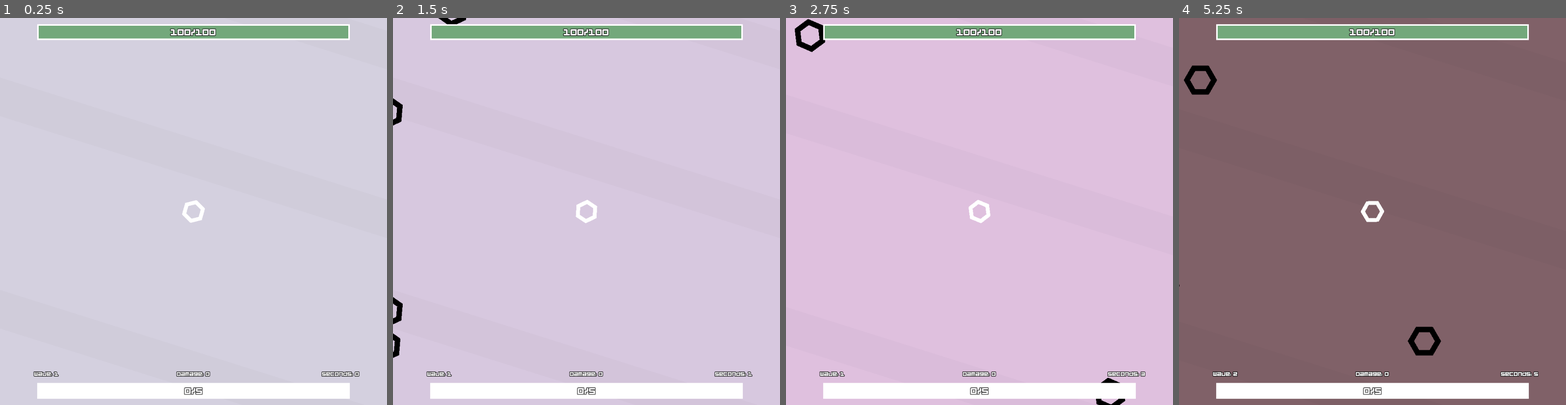
Above: before the commit, frames 1-4 (left to right).
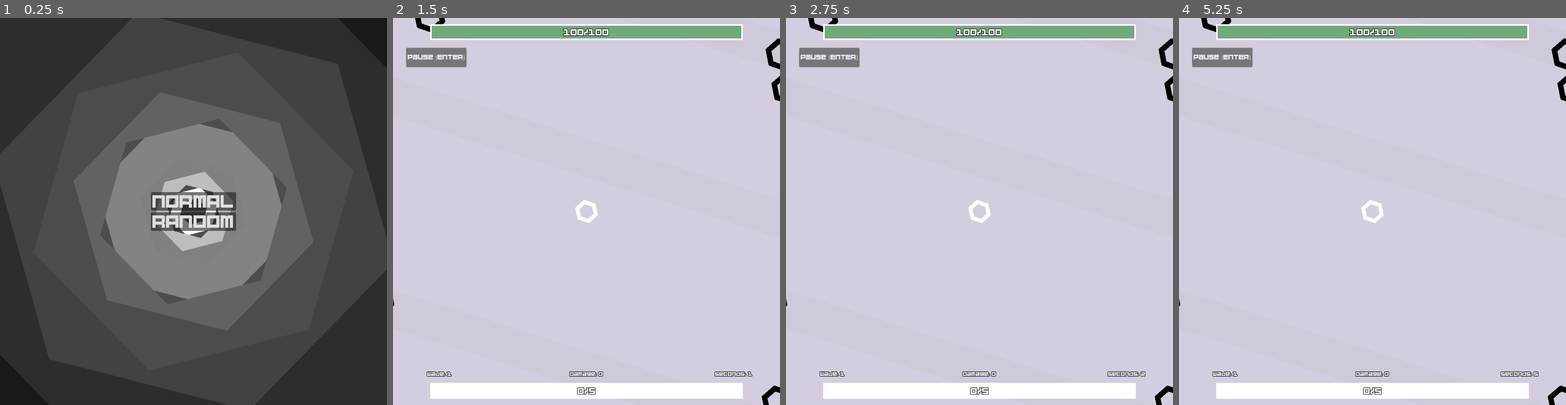
Above: after the commit, the same moments.

Repository: pharnisch/Hexagonal-Havoc
Game: Godot game, scene res://home.tscn
The game is run twice, just before and just after one commit, with the same random seed, the same clock (stepped at 60 frames per second) and the same inputs. Before the commit the project starts from res://map_1.tscn.
Inputs (mouse positions are in pixels of both pictures, inside the frame that each line leads up to):
- Up to frame 1 (0.25 s): no input
- Up to frame 2 (1.5 s): click (586, 223) at 0.5 s, where only the run after the commit has a clickable "RANDOM"; click (435, 56) at 1.25 s, where only the run after the commit has a clickable "Pause [ENTER]"
- Up to frame 3 (2.75 s): hold Right (ui_right) from 2.03 s (still down)
- Up to frame 4 (5.25 s): release Right (ui_right) at 2.78 s; hold Down (ui_down) 2.78-3.53 s; hold Right (ui_right) 3.53-4.28 s; hold Up (ui_up) 4.28-5.03 s; hold Left (ui_left) from 5.03 s (still down)

The runs differ from the first frame. In frame 1, 99% of the frame differs, in the area x 0-100%, y 0-100%; in frame 2, 1.6%; in frame 3, 1.6%; in frame 4, 93%.

Commit message:
.

Diff:
--- a/SkillSystem.gd
+++ b/SkillSystem.gd
@@ -139,28 +139,32 @@
 	#self.offer_skill_upgrades()
 
 func offer_skill_upgrades():
+	var options_amount = 3
+	if (get_tree().get_current_scene().name) == "Map_2":
+		options_amount = 1
+
 	self.offer_skill_upgrades_active = true
 	self.skill_points_spent += 1
 	if self.skill_points_spent in [5,15,25,35]:
-		var options = self.get_random_big_skill_options(3)
+		var options = self.get_random_big_skill_options(options_amount)
 		if options.size() == 0:
-			var minor_options = self.get_random_skill_options(3)
+			var minor_options = self.get_random_skill_options(options_amount)
 			if minor_options.size() == 0:
 				return
 			self.skill_container.display_options(minor_options)
 		else:
 			self.skill_container.display_options(options)
 	elif self.skill_points_spent in [10,20,30,40,50]:
-		var options = self.get_random_element_skill_options(8)
+		var options = self.get_random_element_skill_options(options_amount)
 		if options.size() == 0:
-			var minor_options = self.get_random_skill_options(3)
+			var minor_options = self.get_random_skill_options(options_amount)
 			if minor_options.size() == 0:
 				return
 			self.skill_container.display_options(minor_options)
 		else:
 			self.skill_container.display_options(options)
 	else:
-		var minor_options = self.get_random_skill_options(3)
+		var minor_options = self.get_random_skill_options(options_amount)
 		if minor_options.size() == 0:
 			return
 		self.skill_container.display_options(minor_options)
--- a/StartLevel.gd
+++ b/StartLevel.gd
@@ -1,6 +1,7 @@
 extends Button
 
 #var level = preload("res://map_1.tscn")
+@export var level = 1
 
 # Called when the node enters the scene tree for the first time.
 func _ready():
@@ -14,4 +15,4 @@
 func on_pressed():
 	#get_tree().change_scene_to_packed(load("res://map_1.tscn"))
 	print(get_tree().paused)
-	get_tree().change_scene_to_packed(load("res://map_1.tscn"))
+	get_tree().change_scene_to_packed(load("res://map_" + str(self.level) + ".tscn"))
--- a/button.gd
+++ b/button.gd
@@ -7,6 +7,8 @@
 # Called when the node enters the scene tree for the first time.
 func _ready():
 	self.pressed.connect(self.on_click)
+	self.random_skill_logic()
+
 
 
 # Called every frame. 'delta' is the elapsed time since the previous frame.
@@ -15,3 +17,10 @@
 
 func on_click():
 	talent_chosen.emit(self.identifier)
+
+func random_skill_logic():
+	if (get_tree().get_current_scene().name) == "Map_2":
+		self.disabled = true
+		await get_tree().create_timer(1, true).timeout
+		self.on_click()
+		get_parent().get_parent().get_parent().on_talent_chosen(self.identifier)
--- a/circle_bullet.gd
+++ b/circle_bullet.gd
@@ -74,7 +74,7 @@
 
 			new_bullet.transform = self.global_transform
 			new_bullet.scale = self.scale / 1.5
-			get_tree().get_root().get_node("Map_1").add_child(new_bullet)
+			get_tree().get_root().get_child(0).add_child(new_bullet)
 			new_bullet.shoot(direction)
 
 	if self.rng.randf_range(0,1) <= self.bounce:
--- a/home.tscn
+++ b/home.tscn
@@ -35,7 +35,7 @@
 grow_horizontal = 2
 grow_vertical = 2
 
-[node name="Level1" type="Button" parent="CanvasLayer/GridContainer"]
+[node name="Level_Get_To_100" type="Button" parent="CanvasLayer/GridContainer"]
 layout_mode = 2
 size_flags_horizontal = 3
 size_flags_vertical = 3
@@ -47,8 +47,24 @@
 theme_override_colors/icon_disabled_color = Color(0, 0, 0, 0)
 theme_override_fonts/font = ExtResource("2_pa13x")
 theme_override_font_sizes/font_size = 32
-text = "BEGIN"
+text = "NORMAL"
 script = ExtResource("1_ra1gt")
+
+[node name="Level_Get_To_100_Random_Skill" type="Button" parent="CanvasLayer/GridContainer"]
+layout_mode = 2
+size_flags_horizontal = 3
+size_flags_vertical = 3
+theme_override_colors/icon_normal_color = Color(0, 0, 0, 0)
+theme_override_colors/icon_pressed_color = Color(0, 0, 0, 0)
+theme_override_colors/icon_hover_color = Color(0, 0, 0, 0)
+theme_override_colors/icon_hover_pressed_color = Color(0, 0, 0, 0)
+theme_override_colors/icon_focus_color = Color(0, 0, 0, 0)
+theme_override_colors/icon_disabled_color = Color(0, 0, 0, 0)
+theme_override_fonts/font = ExtResource("2_pa13x")
+theme_override_font_sizes/font_size = 32
+text = "RANDOM"
+script = ExtResource("1_ra1gt")
+level = 2
 
 [node name="2" type="Control" parent="CanvasLayer"]
 layout_mode = 3
--- /dev/null
+++ b/map_2.tscn
@@ -0,0 +1,343 @@
+[gd_scene load_steps=10 format=3 uid="uid://c4vq0bo7y1xue"]
+
+[ext_resource type="Script" path="res://map_1.gd" id="1_dv14p"]
+[ext_resource type="PackedScene" uid="uid://oabja83rgktq" path="res://player.tscn" id="2_v0jxs"]
+[ext_resource type="PackedScene" uid="uid://bi5fcq38pi5oy" path="res://skill_container.tscn" id="3_4gfci"]
+[ext_resource type="Script" path="res://BackgroundRect.gd" id="4_qfsai"]
+[ext_resource type="PackedScene" uid="uid://km765w0j4vfi" path="res://ui.tscn" id="5_tv7tw"]
+[ext_resource type="AudioStream" uid="uid://c5fcbo2f0guem" path="res://onlymp3.to - Super Hexagon FULL Soundtrack-jigRSeRYMzA-192k-1709038307.mp3" id="6_qli0r"]
+[ext_resource type="Script" path="res://MusicPlayer.gd" id="7_3pt2g"]
+[ext_resource type="AudioStream" uid="uid://cndniok5jlf1c" path="res://hexagon_assets/awesome.wav" id="8_qex14"]
+[ext_resource type="Script" path="res://Starthilfe.gd" id="9_wkjsk"]
+
+[node name="Map_2" type="Node2D"]
+script = ExtResource("1_dv14p")
+
+[node name="Player" parent="." instance=ExtResource("2_v0jxs")]
+
+[node name="SkillContainer" parent="." instance=ExtResource("3_4gfci")]
+
+[node name="CanvasLayer" type="CanvasLayer" parent="."]
+layer = -10
+
+[node name="BackgroundRect" type="ColorRect" parent="CanvasLayer"]
+anchors_preset = 8
+anchor_left = 0.5
+anchor_top = 0.5
+anchor_right = 0.5
+anchor_bottom = 0.5
+offset_left = -5668.5
+offset_top = -4435.0
+offset_right = 5668.5
+offset_bottom = 4435.0
+grow_horizontal = 2
+grow_vertical = 2
+color = Color(0.788235, 0.686275, 0.858824, 1)
+script = ExtResource("4_qfsai")
+
+[node name="UI" parent="." instance=ExtResource("5_tv7tw")]
+
+[node name="MusicPlayer" type="AudioStreamPlayer" parent="."]
+process_mode = 3
+stream = ExtResource("6_qli0r")
+script = ExtResource("7_3pt2g")
+
+[node name="SoundPlayer" type="AudioStreamPlayer" parent="."]
+process_mode = 3
+stream = ExtResource("8_qex14")
+
+[node name="Node" type="Control" parent="."]
+layout_mode = 3
+anchors_preset = 0
+
+[node name="ColorRect8" type="ColorRect" parent="Node"]
+layout_mode = 0
+offset_left = -52593.4
+offset_top = -17957.0
+offset_right = 47406.6
+offset_bottom = -17862.0
+rotation = 0.305433
+color = Color(0, 0, 0, 0.0196078)
+
+[node name="ColorRect7" type="ColorRect" parent="Node"]
+layout_mode = 0
+offset_left = -52877.4
+offset_top = -17296.8
+offset_right = 47122.6
+offset_bottom = -17201.8
+rotation = 0.305433
+color = Color(0, 0, 0, 0.0196078)
+
+[node name="ColorRect9" type="ColorRect" parent="Node"]
+layout_mode = 0
+offset_left = -57213.1
+offset_top = -17220.0
+offset_right = 42786.9
+offset_bottom = -17125.0
+rotation = 0.305433
+color = Color(0, 0, 0, 0.0196078)
+
+[node name="ColorRect10" type="ColorRect" parent="Node"]
+layout_mode = 0
+offset_left = -57447.0
+offset_top = -16928.0
+offset_right = 42553.0
+offset_bottom = -16833.0
+rotation = 0.305433
+color = Color(0, 0, 0, 0.0196078)
+
+[node name="ColorRect11" type="ColorRect" parent="Node"]
+layout_mode = 0
+offset_left = -59441.0
+offset_top = -14455.0
+offset_right = 40559.0
+offset_bottom = -14360.0
+rotation = 0.305433
+color = Color(0, 0, 0, 0.0196078)
+
+[node name="ColorRect12" type="ColorRect" parent="Node"]
+layout_mode = 0
+offset_left = -57638.7
+offset_top = -15498.3
+offset_right = 42361.3
+offset_bottom = -15403.3
+rotation = 0.305433
+color = Color(0, 0, 0, 0.0196078)
+
+[node name="ColorRect13" type="ColorRect" parent="Node"]
+layout_mode = 0
+offset_left = -58455.0
+offset_top = -14848.0
+offset_right = 41545.0
+offset_bottom = -14753.0
+rotation = 0.305433
+color = Color(0, 0, 0, 0.0196078)
+
+[node name="ColorRect14" type="ColorRect" parent="Node"]
+layout_mode = 0
+offset_left = -53260.0
+offset_top = -18631.0
+offset_right = 46740.0
+offset_bottom = -18536.0
+rotation = 0.305433
+color = Color(0, 0, 0, 0.0196078)
+
+[node name="ColorRect15" type="ColorRect" parent="Node"]
+layout_mode = 0
+offset_left = -50360.0
+offset_top = -16067.0
+offset_right = 49640.0
+offset_bottom = -15972.0
+rotation = 0.305433
+color = Color(0, 0, 0, 0.0196078)
+
+[node name="ColorRect16" type="ColorRect" parent="Node"]
+layout_mode = 0
+offset_left = -52851.0
+offset_top = -19157.0
+offset_right = 47149.0
+offset_bottom = -19062.0
+rotation = 0.305433
+color = Color(0, 0, 0, 0.0196078)
+
+[node name="ColorRect6" type="ColorRect" parent="Node"]
+layout_mode = 0
+offset_left = -53821.0
+offset_top = -14029.0
+offset_right = 46179.0
+offset_bottom = -13934.0
+rotation = 0.305433
+color = Color(0, 0, 0, 0.0196078)
+
+[node name="ColorRect4" type="ColorRect" parent="Node"]
+layout_mode = 0
+offset_left = -52481.5
+offset_top = -16187.0
+offset_right = 47518.5
+offset_bottom = -16092.0
+rotation = 0.305433
+color = Color(0, 0, 0, 0.0196078)
+
+[node name="ColorRect3" type="ColorRect" parent="Node"]
+layout_mode = 0
+offset_left = -53356.0
+offset_top = -15038.7
+offset_right = 46644.0
+offset_bottom = -14943.7
+rotation = 0.305433
+color = Color(0, 0, 0, 0.0196078)
+
+[node name="ColorRect" type="ColorRect" parent="Node"]
+layout_mode = 0
+offset_left = -54201.4
+offset_top = -13077.7
+offset_right = 45798.6
+offset_bottom = -12982.7
+rotation = 0.305433
+color = Color(0, 0, 0, 0.0196078)
+
+[node name="ColorRect2" type="ColorRect" parent="Node"]
+layout_mode = 0
+offset_left = -50620.4
+offset_top = -13832.7
+offset_right = 49379.6
+offset_bottom = -13737.7
+rotation = 0.305433
+color = Color(0, 0, 0, 0.0196078)
+
+[node name="ColorRect17" type="ColorRect" parent="Node"]
+layout_mode = 0
+offset_left = -42309.6
+offset_top = -22182.1
+offset_right = 57690.4
+offset_bottom = -22087.1
+rotation = 0.305433
+color = Color(0, 0, 0, 0.0196078)
+
+[node name="ColorRect18" type="ColorRect" parent="Node"]
+layout_mode = 0
+offset_left = -42779.1
+offset_top = -21637.8
+offset_right = 57220.9
+offset_bottom = -21542.8
+rotation = 0.305433
+color = Color(0, 0, 0, 0.0196078)
+
+[node name="ColorRect19" type="ColorRect" parent="Node"]
+layout_mode = 0
+offset_left = -46937.2
+offset_top = -22868.4
+offset_right = 53062.8
+offset_bottom = -22773.4
+rotation = 0.305433
+color = Color(0, 0, 0, 0.0196078)
+
+[node name="ColorRect20" type="ColorRect" parent="Node"]
+layout_mode = 0
+offset_left = -47248.1
+offset_top = -22660.2
+offset_right = 52751.9
+offset_bottom = -22565.2
+rotation = 0.305433
+color = Color(0, 0, 0, 0.0196078)
+
+[node name="ColorRect21" type="ColorRect" parent="Node"]
+layout_mode = 0
+offset_left = -49893.4
+offset_top = -20901.3
+offset_right = 50106.6
+offset_bottom = -20806.3
+rotation = 0.305433
+color = Color(0, 0, 0, 0.0196078)
+
+[node name="ColorRect22" type="ColorRect" parent="Node"]
+layout_mode = 0
+offset_left = -47860.8
+offset_top = -21354.3
+offset_right = 52139.2
+offset_bottom = -21259.3
+rotation = 0.305433
+color = Color(0, 0, 0, 0.0196078)
+
+[node name="ColorRect23" type="ColorRect" parent="Node"]
+layout_mode = 0
+offset_left = -48834.9
+offset_top = -20979.6
+offset_right = 51165.1
+offset_bottom = -20884.6
+rotation = 0.305433
+color = Color(0, 0, 0, 0.0196078)
+
+[node name="ColorRect24" type="ColorRect" parent="Node"]
+layout_mode = 0
+offset_left = -42742.8
+offset_top = -23025.3
+offset_right = 57257.3
+offset_bottom = -22930.3
+rotation = 0.305433
+color = Color(0, 0, 0, 0.0196078)
+
+[node name="ColorRect25" type="ColorRect" parent="Node"]
+layout_mode = 0
+offset_left = -40748.0
+offset_top = -19708.0
+offset_right = 59252.0
+offset_bottom = -19613.0
+rotation = 0.305433
+color = Color(0, 0, 0, 0.0196078)
+
+[node name="ColorRect26" type="ColorRect" parent="Node"]
+layout_mode = 0
+offset_left = -42194.5
+offset_top = -23404.0
+offset_right = 57805.5
+offset_bottom = -23309.0
+rotation = 0.305433
+color = Color(0, 0, 0, 0.0196078)
+
+[node name="ColorRect27" type="ColorRect" parent="Node"]
+layout_mode = 0
+offset_left = -44661.6
+offset_top = -18805.0
+offset_right = 55338.4
+offset_bottom = -18710.0
+rotation = 0.305433
+color = Color(0, 0, 0, 0.0196078)
+
+[node name="ColorRect28" type="ColorRect" parent="Node"]
+layout_mode = 0
+offset_left = -42735.2
+offset_top = -20460.3
+offset_right = 57264.8
+offset_bottom = -20365.3
+rotation = 0.305433
+color = Color(0, 0, 0, 0.0196078)
+
+[node name="ColorRect29" type="ColorRect" parent="Node"]
+layout_mode = 0
+offset_left = -43914.5
+offset_top = -19628.2
+offset_right = 56085.5
+offset_bottom = -19533.2
+rotation = 0.305433
+color = Color(0, 0, 0, 0.0196078)
+
+[node name="ColorRect30" type="ColorRect" parent="Node"]
+layout_mode = 0
+offset_left = -45310.5
+offset_top = -18012.2
+offset_right = 54689.5
+offset_bottom = -17917.2
+rotation = 0.305433
+color = Color(0, 0, 0, 0.0196078)
+
+[node name="ColorRect31" type="ColorRect" parent="Node"]
+layout_mode = 0
+offset_left = -41668.2
+offset_top = -17655.4
+offset_right = 58331.8
+offset_bottom = -17560.4
+rotation = 0.305433
+color = Color(0, 0, 0, 0.0196078)
+
+[node name="ColorRect32" type="ColorRect" parent="Node"]
+layout_mode = 0
+offset_left = -45206.0
+offset_top = -17129.9
+offset_right = 54794.0
+offset_bottom = -17034.9
+rotation = 0.305433
+color = Color(0, 0, 0, 0.0196078)
+
+[node name="ColorRect5" type="ColorRect" parent="Node"]
+layout_mode = 0
+offset_left = -53836.4
+offset_top = -12267.7
+offset_right = 46163.6
+offset_bottom = -12172.7
+rotation = 0.305433
+color = Color(0, 0, 0, 0.0196078)
+
+[node name="Starthilfe" type="Node" parent="."]
+process_mode = 3
+script = ExtResource("9_wkjsk")
--- /dev/null
+++ b/pause.gd
@@ -0,0 +1,27 @@
+extends Button
+
+var toggle_time = 0.5
+var toggle_timer = 0.5
+var paused = false
+
+# Called when the node enters the scene tree for the first time.
+func _ready():
+	self.pressed.connect(self.toggle)
+
+
+# Called every frame. 'delta' is the elapsed time since the previous frame.
+func _process(delta):
+	print(toggle_timer)
+	if toggle_timer >= toggle_time:
+		if Input.is_key_pressed(KEY_ENTER):
+			self.toggle()
+	else:
+		toggle_timer += delta
+
+func toggle():
+	if get_tree().paused and !self.paused:
+		return
+	if toggle_timer >= toggle_time:
+		self.toggle_timer -= toggle_time
+		get_tree().paused = !get_tree().paused
+		self.paused = !self.paused
--- a/player.gd
+++ b/player.gd
@@ -65,8 +65,6 @@
 	sound_player.stream = die_sound
 	sound_player.play()
 	get_tree().paused = true
-	#get_node("/root/Map_1/UI/RestartButton").visible = true
-	#get_node("/root/Map_1/UI/HomeButton").visible = true
 	var eUI = self.endUI.instantiate()
 	get_parent().get_node("UI").add_child(eUI)
 
--- a/project.godot
+++ b/project.godot
@@ -11,7 +11,7 @@
 [application]
 
 config/name="Hexagonal Havoc"
-run/main_scene="res://map_1.tscn"
+run/main_scene="res://home.tscn"
 config/features=PackedStringArray("4.2", "Forward Plus")
 config/icon="res://icon.svg"
 
--- a/skill_container.tscn
+++ b/skill_container.tscn
@@ -1,11 +1,6 @@
-[gd_scene load_steps=10 format=3 uid="uid://bi5fcq38pi5oy"]
+[gd_scene load_steps=5 format=3 uid="uid://bi5fcq38pi5oy"]
 
 [ext_resource type="Script" path="res://skill_container.gd" id="1_6bcgl"]
-[ext_resource type="PackedScene" uid="uid://si6xejkupe8v" path="res://button.tscn" id="2_w6t5l"]
-[ext_resource type="PackedScene" uid="uid://bxix50ui58dmr" path="res://circle_decoration.tscn" id="3_oyp7p"]
-[ext_resource type="PackedScene" uid="uid://bd1271wb5j6su" path="res://line_decoration.tscn" id="4_1fn12"]
-[ext_resource type="PackedScene" uid="uid://oj1euociwoft" path="res://square_decoration.tscn" id="5_7jmn7"]
-[ext_resource type="PackedScene" uid="uid://b3s35wqmbx8rq" path="res://triangle_decoration.tscn" id="6_ktyik"]
 
 [sub_resource type="Animation" id="Animation_1r1af"]
 resource_name = "CloseSkillBox"
@@ -79,31 +74,4 @@
 offset_bottom = 199.0
 grow_horizontal = 2
 grow_vertical = 2
-
-[node name="Button" parent="Container/GridContainer" instance=ExtResource("2_w6t5l")]
-visible = false
-custom_minimum_size = Vector2(75, 130)
-layout_mode = 2
-
-[node name="CircleDecoration" parent="Container/GridContainer/Button" instance=ExtResource("3_oyp7p")]
-
-[node name="Button2" parent="Container/GridContainer" instance=ExtResource("2_w6t5l")]
-visible = false
-custom_minimum_size = Vector2(75, 130)
-layout_mode = 2
-
-[node name="LineDecoration" parent="Container/GridContainer/Button2" instance=ExtResource("4_1fn12")]
-
-[node name="Button3" parent="Container/GridContainer" instance=ExtResource("2_w6t5l")]
-visible = false
-custom_minimum_size = Vector2(75, 130)
-layout_mode = 2
-
-[node name="SquareDecoration" parent="Container/GridContainer/Button3" instance=ExtResource("5_7jmn7")]
-
-[node name="Button4" parent="Container/GridContainer" instance=ExtResource("2_w6t5l")]
-visible = false
-custom_minimum_size = Vector2(75, 130)
-layout_mode = 2
-
-[node name="TriangleDecoration" parent="Container/GridContainer/Button4" instance=ExtResource("6_ktyik")]
+alignment = 1
--- a/ui.tscn
+++ b/ui.tscn
@@ -1,7 +1,9 @@
-[gd_scene load_steps=7 format=3 uid="uid://km765w0j4vfi"]
+[gd_scene load_steps=9 format=3 uid="uid://km765w0j4vfi"]
 
 [ext_resource type="Script" path="res://ui.gd" id="1_j4xlj"]
 [ext_resource type="FontFile" uid="uid://bsuwta6n1amr" path="res://hexagon_assets/bumpitup.ttf" id="2_tx6ub"]
+[ext_resource type="PackedScene" uid="uid://si6xejkupe8v" path="res://button.tscn" id="3_ldm1r"]
+[ext_resource type="Script" path="res://pause.gd" id="4_d8r7h"]
 
 [sub_resource type="Theme" id="Theme_tgwiy"]
 
@@ -163,3 +165,17 @@
 text = "Wave: 0"
 horizontal_alignment = 1
 vertical_alignment = 1
+
+[node name="PauseButton" parent="." instance=ExtResource("3_ldm1r")]
+process_mode = 3
+custom_minimum_size = Vector2(100, 50)
+anchors_preset = 5
+anchor_top = 0.0
+anchor_bottom = 0.0
+offset_left = -465.0
+offset_top = 77.0
+offset_right = -311.0
+offset_bottom = 127.0
+grow_vertical = 1
+text = "Pause [ENTER]"
+script = ExtResource("4_d8r7h")
